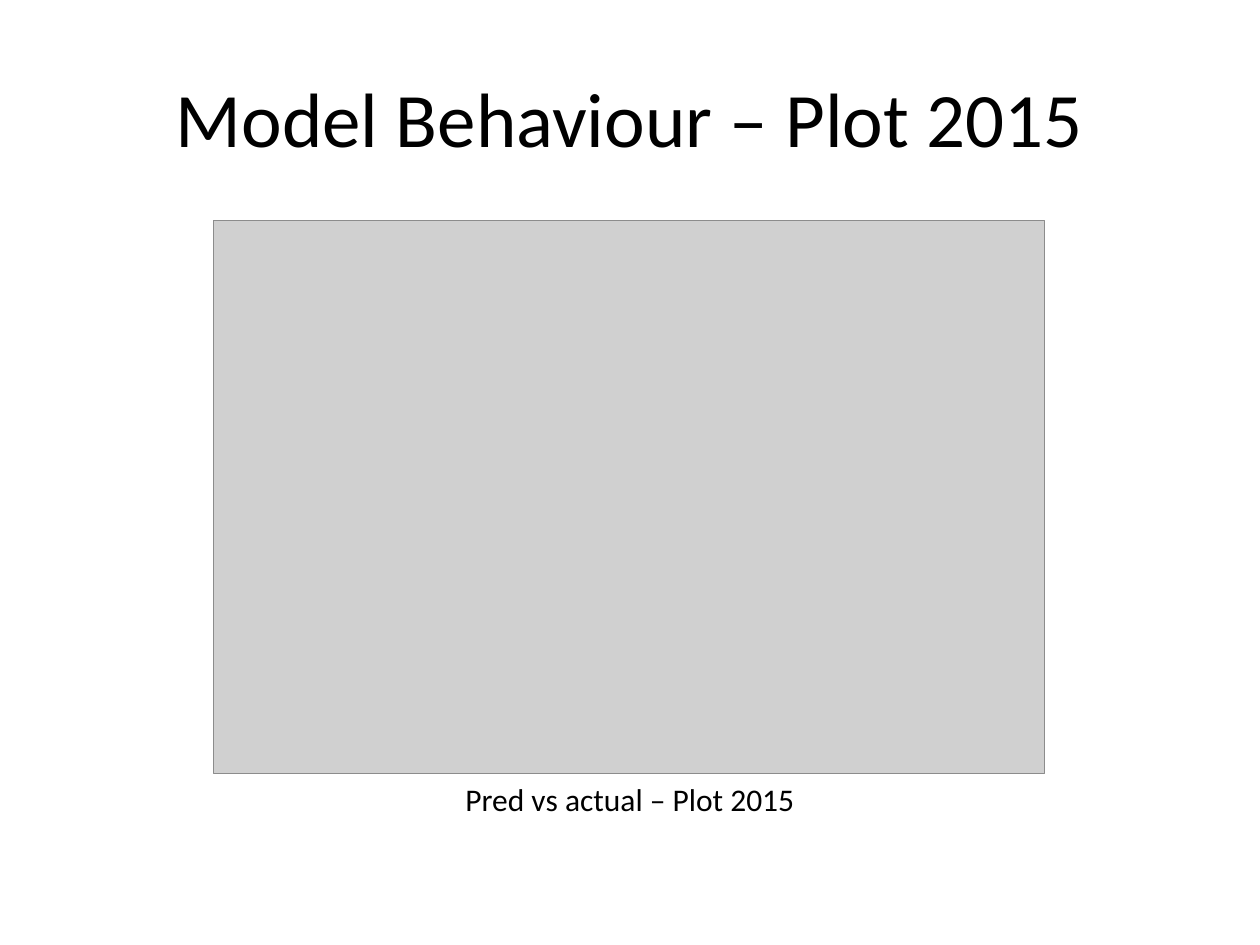
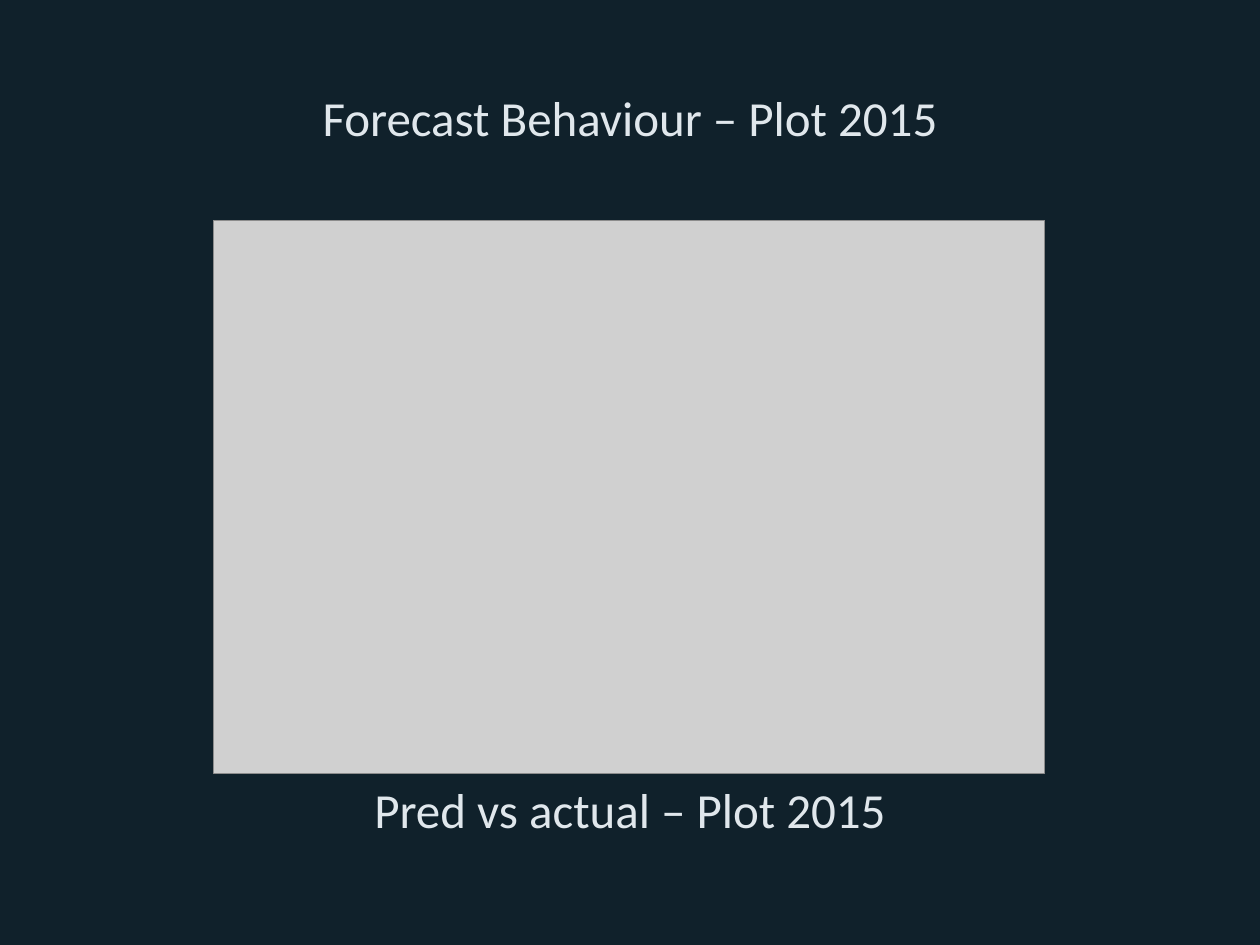
Before and after one commit to Bryan-Nsoh/ML-IOT-IndepStudy, a slide deck: slide 16 of presentation/eda_story/eda_story.pptx (slide 14 before the commit). Drawn at 1260x945 pixels with LibreOffice and Linux fonts; fonts in the diff are those of the drawing; grey boxes stand for pictures. Boxes give left, top, right and bottom in pixels: in the first picture for what was removed or moved away, otherwise in the second. Text is boxed around its words. In the diff, an @@ line names an element or a change of style, - is before the commit and + after.

Commit message:
Refresh EDA deck with visuals and styling

```diff
--- a/presentation/eda_story/eda_story.pptx
+++ b/presentation/eda_story/eda_story.pptx
@@ background #FFFFFF to #10212B @@
@@ title at [323,102,937,137]: text changed; size 44 to 28 pt; text colour #000000 to #E0E7EC @@
-Model Behaviour – Plot 2015
+Forecast Behaviour – Plot 2015
@@ text "Pred vs actual – Plot ..." at [374,794,885,829]: size 18 to 28 pt, text colour #000000 to #E0E7EC @@
```
Also in this commit, not shown: 7 other slides changed, 13 slides added, 12 slides removed, 7 other files.
